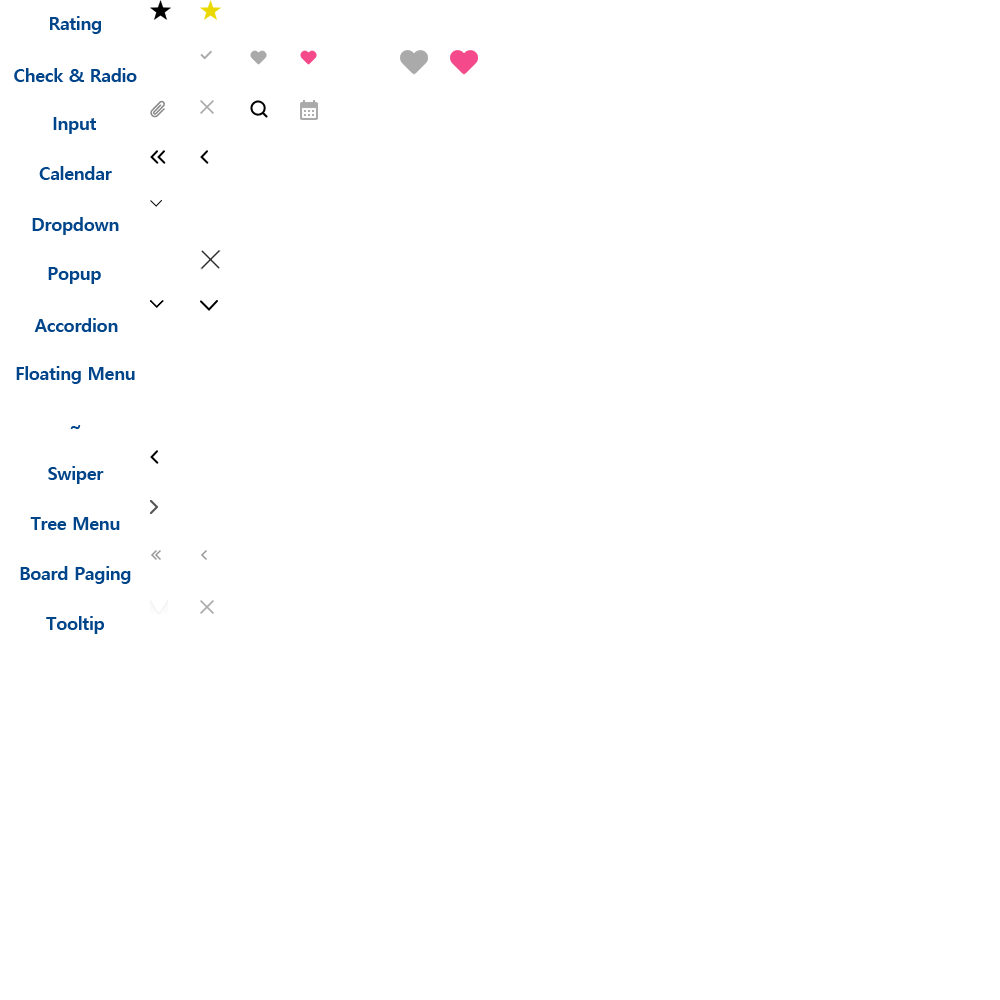
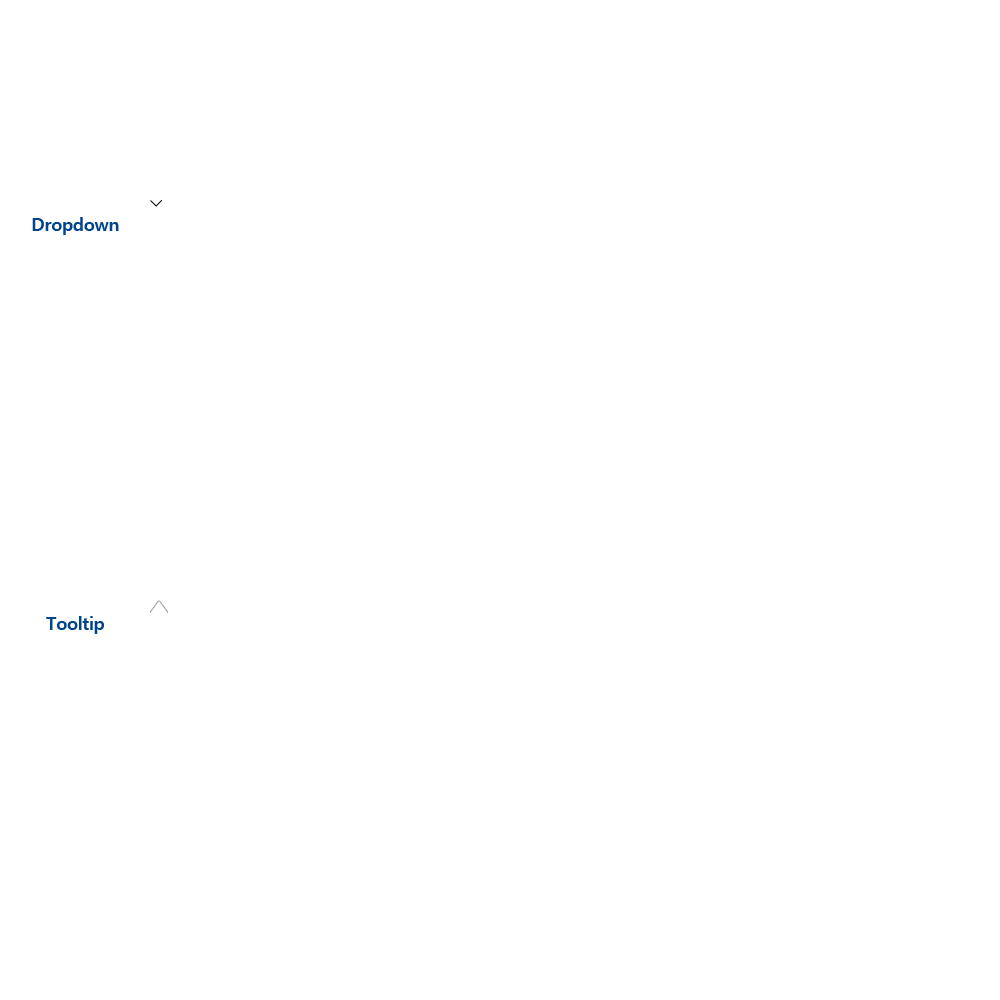
Two versions of the same layered image (1000 × 1000). Layer-by-layer changes:
hid group "Board Paging" (1st of 2) (3 layers) over 20, 550, 207, 584
removed layer "레이어 33" from group "Tooltip" over 200, 600, 214, 614
renamed "레이어 31" to "레이어 35", painted on it over 150, 600, 168, 614
hid group "Tree Menu" (1st of 2) (2 layers) over 30, 500, 158, 530
hid group "Swiper" (1st of 2) (2 layers) over 48, 450, 159, 484
hid group "~" (1st of 2) (1 layers) over 70, 425, 81, 429
hid group "FAB" (1 layers) over 16, 366, 135, 384
hid group "Accordion" (1st of 2) (6 layers) over 34, 50, 478, 384
hid group "Popup" (1st of 2) (3 layers) over 48, 250, 221, 284
hid group "Calendar" (1st of 2) (4 layers) over 39, 150, 209, 180
hid group "Input File" (5 layers) over 53, 100, 318, 134
hid group "Check & Radio" (1st of 2) (6 layers) over 14, 50, 317, 82
hid group "Rating" (1st of 2) (3 layers) over 50, 0, 221, 34
